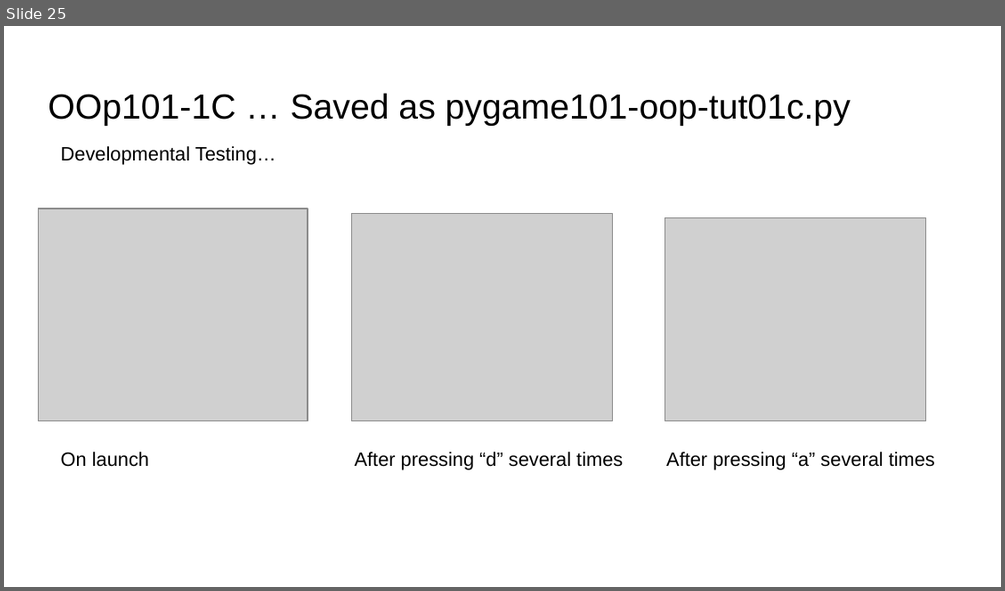
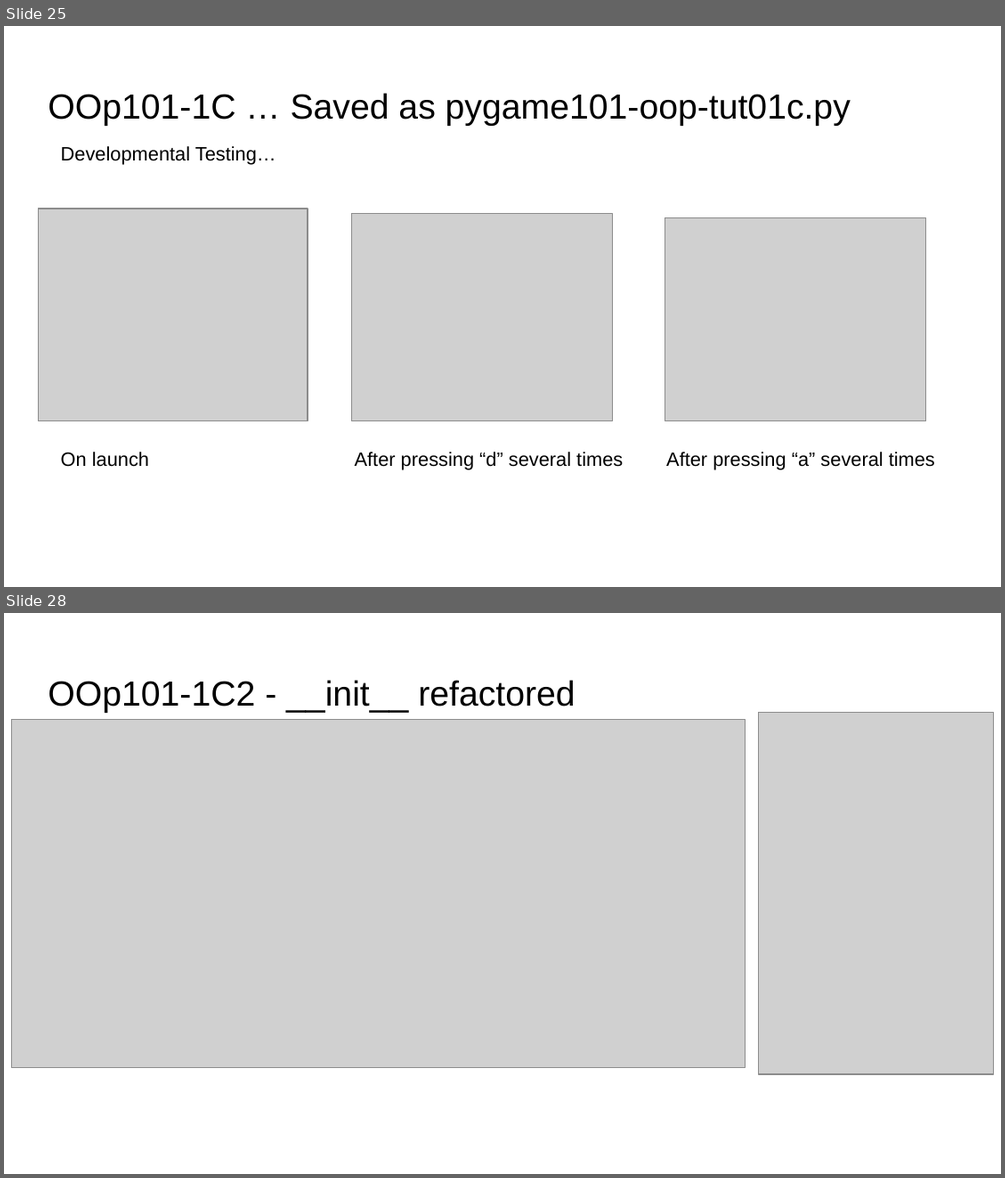
Before and after one commit to MrAWHolmes/KS5-NEA2425, a slide deck: tech_with_tim/Pygame-Tuts-101-1ABC/Docs/Pygame-101-Tuts-by-MrH.pptx. Shown one above the other, each under a label of ours: slide 25 before the commit, slides 25 and 28 after it; the slides between them are not shown. The pictures are 1005x591 and 1005x1178 pixels, drawn with LibreOffice and Linux fonts; fonts in the diff are those of the drawing; grey boxes stand for pictures. Boxes give left, top, right and bottom in pixels: in the first picture for what was removed or moved away, otherwise in the second. Text is boxed around its words. In the diff, an @@ line names an element or a change of style, - is before the commit and + after.

Commit message:
documentation for 101c2 - GfxObject refactored for multi-key binds

```diff
--- a/tech_with_tim/Pygame-Tuts-101-1ABC/Docs/Pygame-101-Tuts-by-MrH.pptx
+++ b/tech_with_tim/Pygame-Tuts-101-1ABC/Docs/Pygame-101-Tuts-by-MrH.pptx
@@ slide 28 added at (x1=4, y1=613, x2=1001, y2=1174), background #FFFFFF @@
@@ title added at (x1=48, y1=680, x2=574, y2=713), 25.2 pt, text #000000 @@
+OOp101-1C2 - __init__ refactored
@@ picture added at (x1=759, y1=713, x2=994, y2=1075) @@
@@ picture added at (x1=12, y1=720, x2=744, y2=1068) @@
```
Also in this commit, not shown: 10 other slides added, 3 other files.
